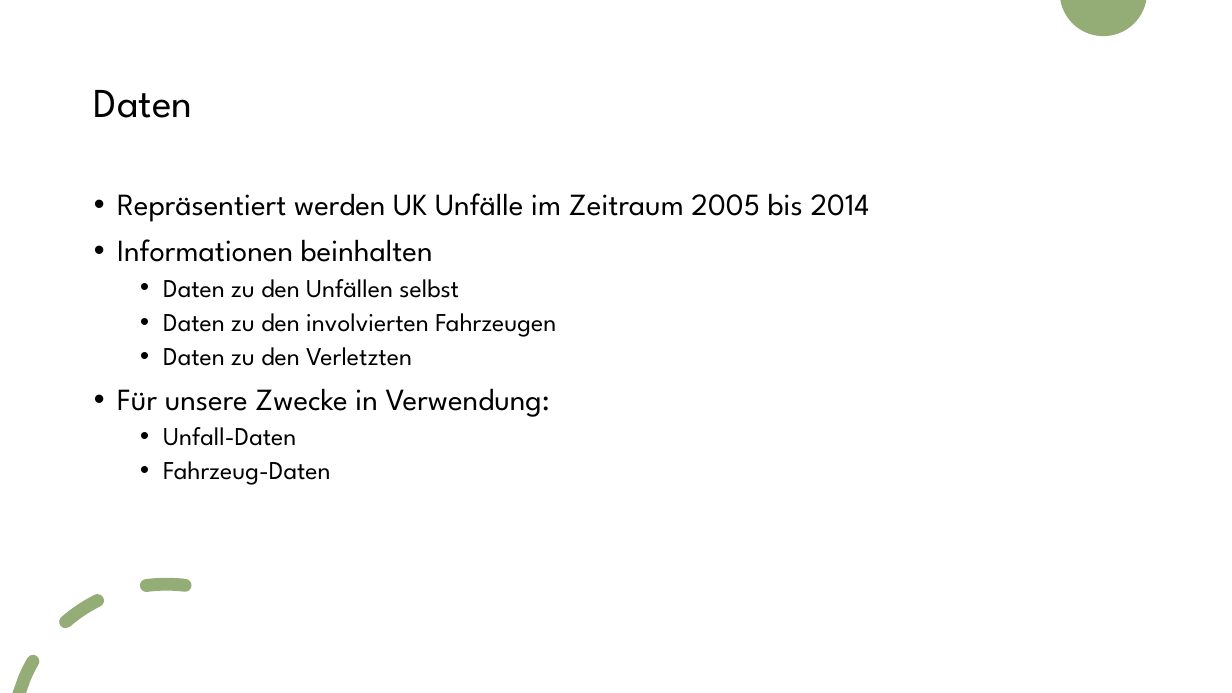
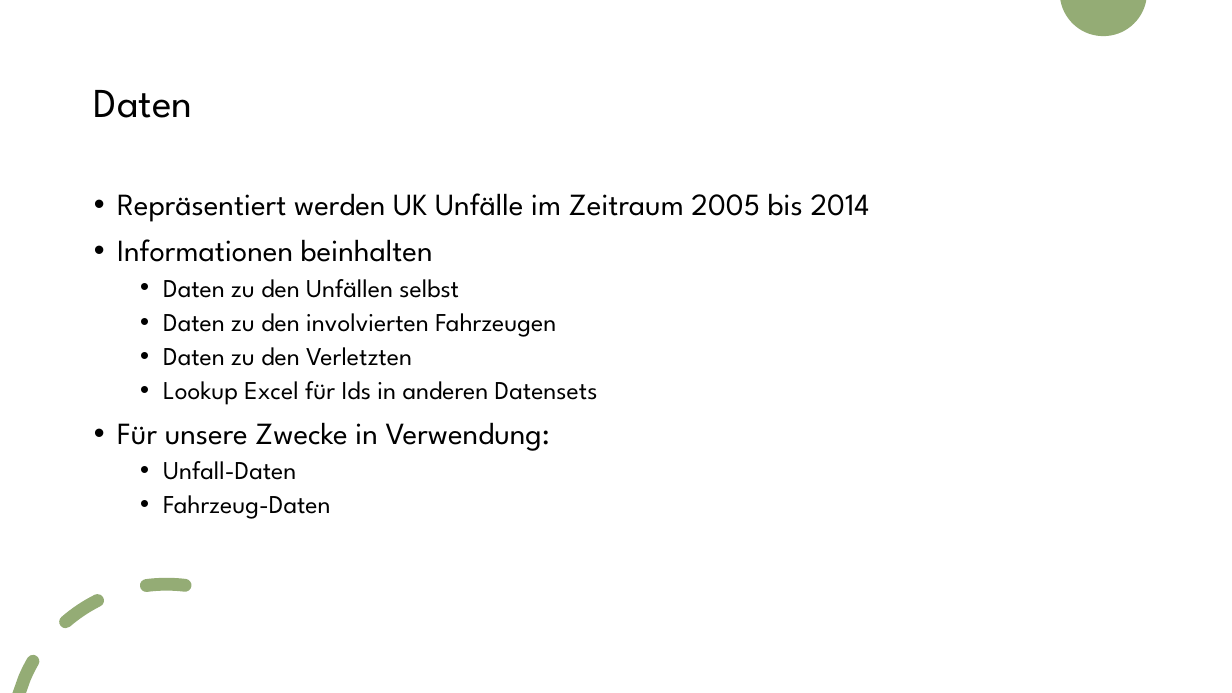
Before and after one commit to jojopirker/sdcProject, a slide deck: slide 2 of etc/final_presentation_v1.pptx. Drawn at 1232x693 pixels with LibreOffice and Linux fonts; fonts in the diff are those of the drawing. Boxes give left, top, right and bottom in pixels: in the first picture for what was removed or moved away, otherwise in the second. Text is boxed around its words. In the diff, an @@ line names an element or a change of style, - is before the commit and + after.

```diff
--- a/etc/final_presentation_v1.pptx
+++ b/etc/final_presentation_v1.pptx
@@ text at box(163, 381, 598, 405): paragraph added @@
+  • Lookup Excel für Ids in anderen Datensets
```
Also in this commit, not shown: 1 other slide changed.
